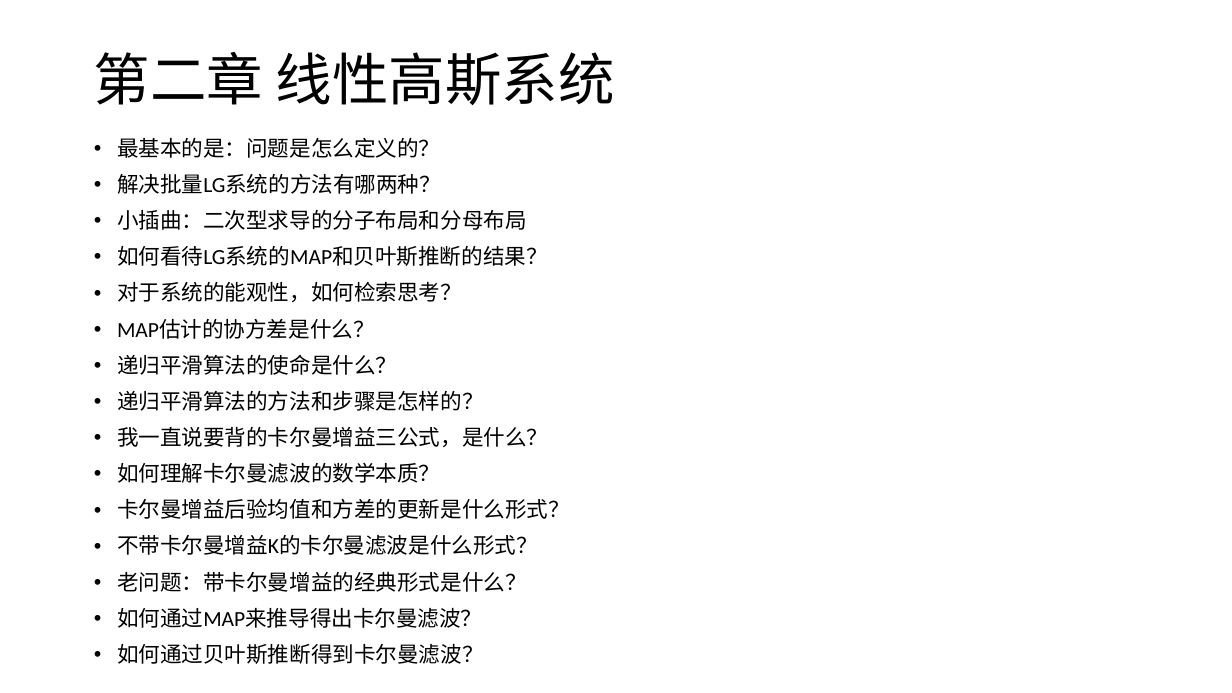
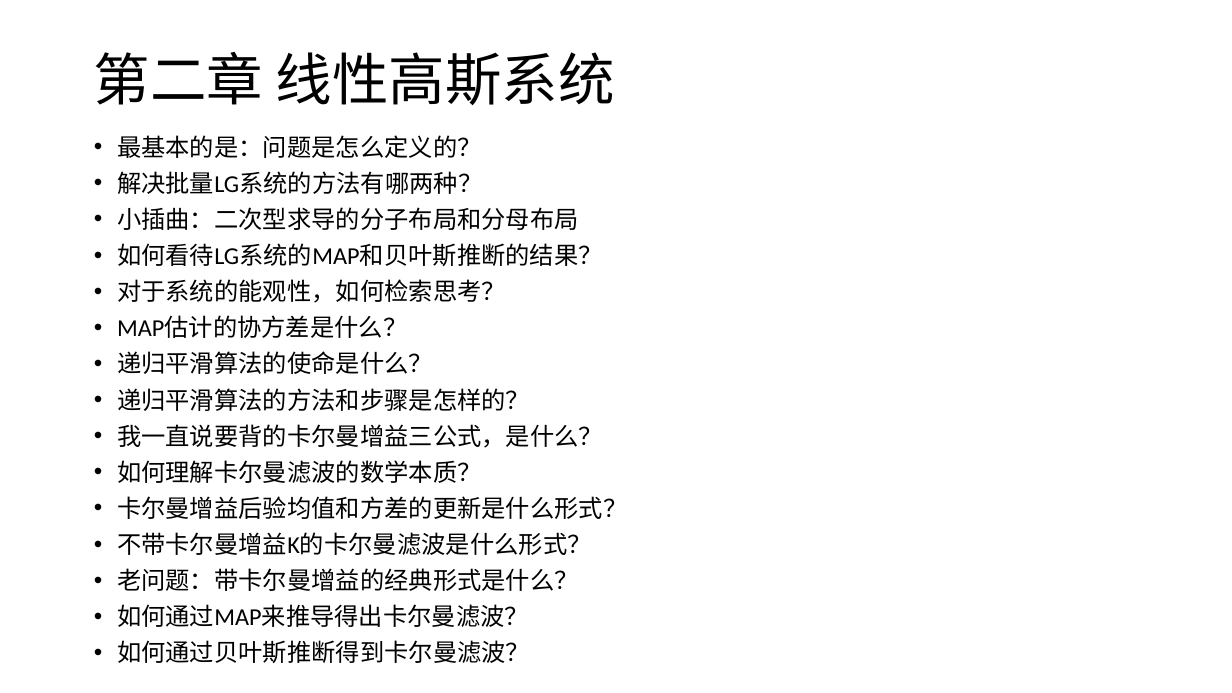
Before and after one commit to CR7dongfeng/State-Estimation, a slide deck: slide 20 of 问题检索清单.pptx. Drawn at 1232x693 pixels with LibreOffice and Linux fonts; fonts in the diff are those of the drawing. Boxes give left, top, right and bottom in pixels: in the first picture for what was removed or moved away, otherwise in the second. Text is boxed around its words. In the diff, an @@ line names an element or a change of style, - is before the commit and + after.

```diff
--- a/问题检索清单.pptx
+++ b/问题检索清单.pptx
@@ text "最基本的是：问题是怎么定义的？" at <box>117,135,627,663</box>: size 16.8 to 18.9 pt; line spacing 0.9 to 0.8 @@
```
Also in this commit, not shown: 7 other slides changed, 12 slides added.
